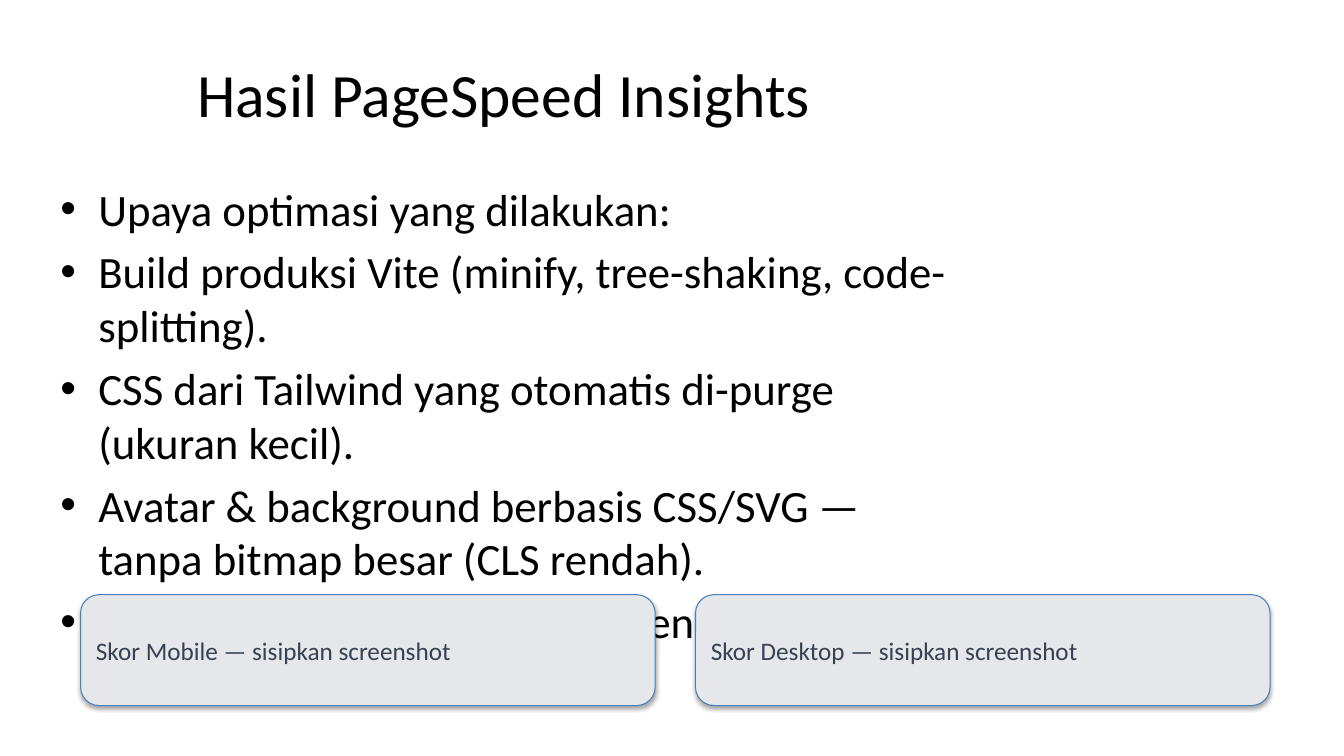
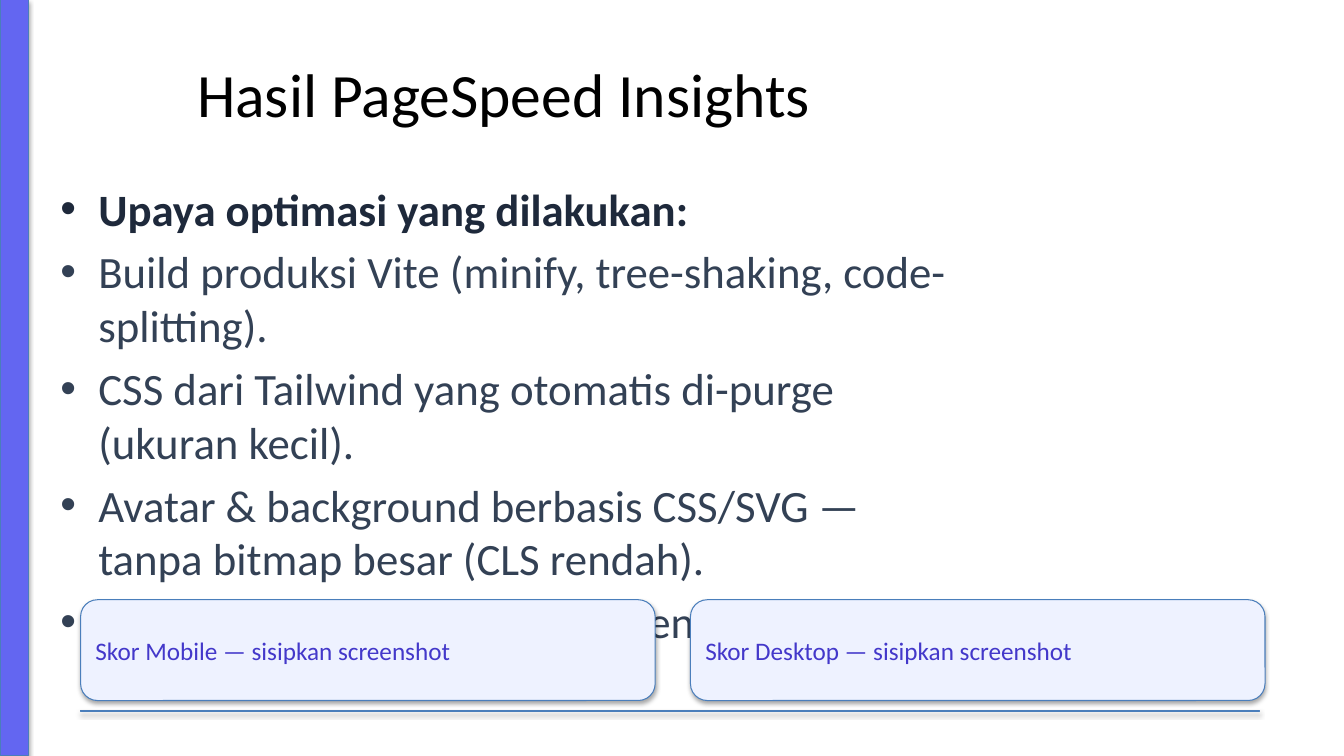
Before and after one commit to davidmuhamad97-ops/my_personalweb, a slide deck: slide 7 of presentation/Code-Challenge-2-Presentasi.pptx. Drawn at 1344x756 pixels with LibreOffice and Linux fonts; fonts in the diff are those of the drawing. Boxes give left, top, right and bottom in pixels: in the first picture for what was removed or moved away, otherwise in the second. Text is boxed around its words. In the diff, an @@ line names an element or a change of style, - is before the commit and + after.

Commit message:
docs: restyle presentation deck with branded theme

```diff
--- a/presentation/Code-Challenge-2-Presentasi.pptx
+++ b/presentation/Code-Challenge-2-Presentasi.pptx
@@ rectangle added at (0,0,28,756), fill #6366F1, outline #4B7EBC 0.75 pt @@
@@ text "Upaya optimasi yang dilakukan:" at (98,194,945,704): text colour #000000 to #1E293B, bold on in "Upaya optimasi yang dilakukan:"; text colour #000000 to #334155 in "Build produksi Vite (minify, tree-shaking, code-splitting).", "CSS dari Tailwind yang otomatis di-purge (ukuran ...", "Avatar & background berbasis CSS/SVG — tanpa ...", "SPA fallback + robots.txt agar render dan ..." @@
@@ rounded rectangle "Skor Mobile — sisipkan screenshot": place and size @@
-rounded rectangle "Skor Mobile — sisipkan screenshot" at (81,595,655,706)
+rounded rectangle "Skor Mobile — sisipkan screenshot" at (81,600,655,701)
@@ rounded rectangle "Skor Mobile — sisipkan screenshot" at (81,600,655,701): text colour #374151 to #4338CA; fill #E5E7EB to #EEF2FF @@
@@ rounded rectangle "Skor Desktop — sisipkan screenshot" at (691,600,1265,701): text colour #374151 to #4338CA; fill #E5E7EB to #EEF2FF @@
@@ rounded rectangle "Skor Desktop — sisipkan screenshot": place and size @@
-rounded rectangle "Skor Desktop — sisipkan screenshot" at (696,595,1270,706)
+rounded rectangle "Skor Desktop — sisipkan screenshot" at (691,600,1265,701)
@@ rectangle added at (81,711,1260,712), fill #E2E8F0, outline #4B7EBC 0.75 pt @@
```
Also in this commit, not shown: 8 other slides changed, 1 other file.
